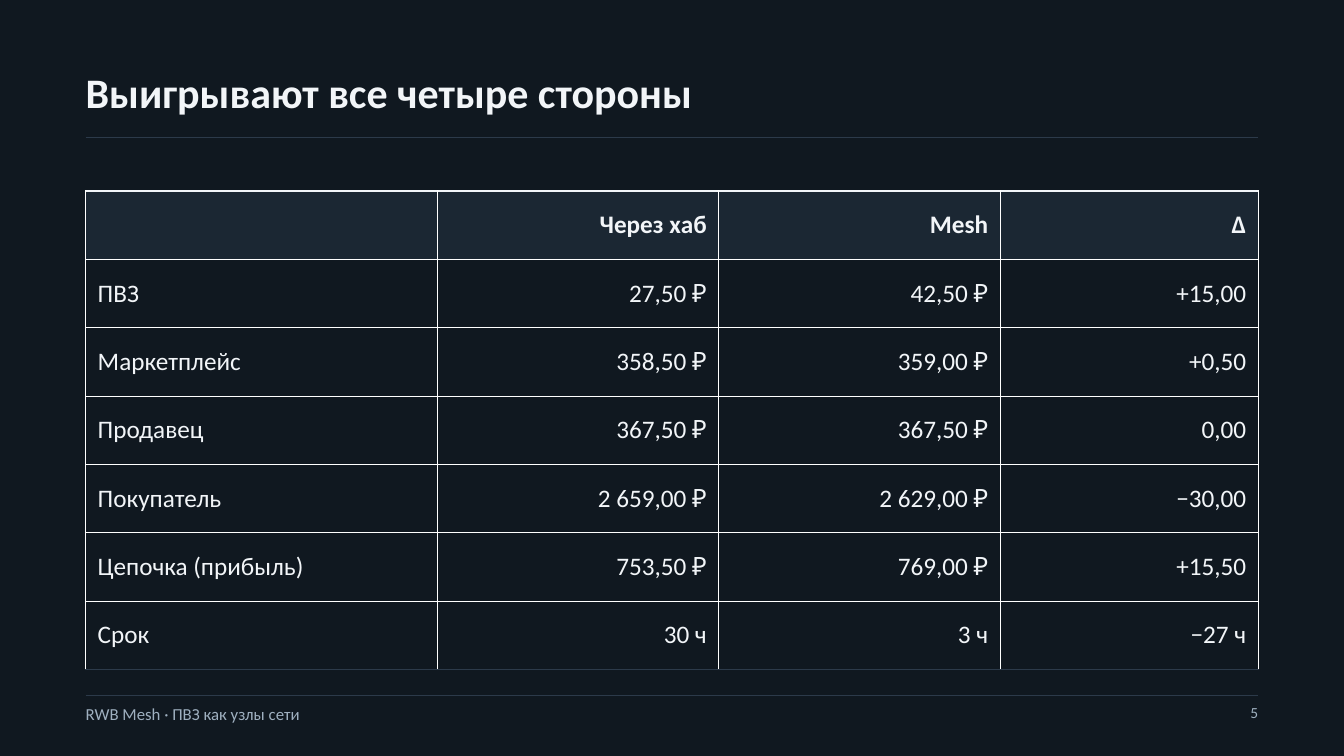
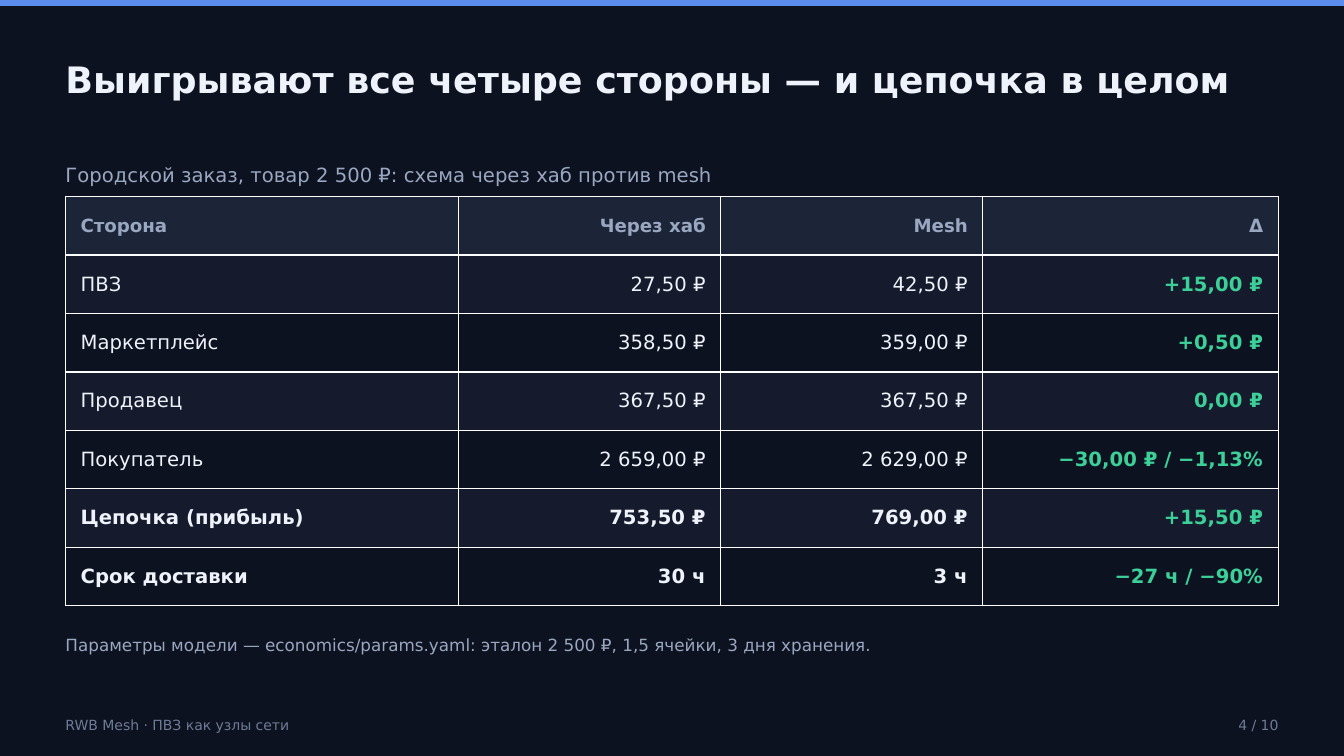
Before and after one commit to espyrion/rwb-mesh-pvz, a slide deck: slide 4 of docs/pitch/RWB-Mesh-PVZ-pitch.pptx (slide 5 before the commit). Drawn at 1344x756 pixels with LibreOffice and Linux fonts; fonts in the diff are those of the drawing. Boxes give left, top, right and bottom in pixels: in the first picture for what was removed or moved away, otherwise in the second. Text is boxed around its words. In the diff, an @@ line names an element or a change of style, - is before the commit and + after.

```diff
--- a/docs/pitch/RWB-Mesh-PVZ-pitch.pptx
+++ b/docs/pitch/RWB-Mesh-PVZ-pitch.pptx
@@ background #101820 to #0D1220 @@
@@ rectangle added at (0,0,1344,6), fill #5B8DEF @@
@@ text at (65,66,1229,101): text changed; size 30 to 26 pt; font Calibri to DejaVu Sans; text colour #F2F5F8 to #EEF2FA @@
-Выигрывают все четыре стороны
+Выигрывают все четыре стороны — и цепочка в целом
@@ line removed from (86, 137) to (1258, 137) @@
@@ text added at (65,167,712,186), 14 pt, text #9AA7C0 @@
+Городской заказ, товар 2 500 ₽: схема через хаб против mesh
@@ table at (66,197,1278,606) @@
-row 1, column 1: 
+row 1, column 1: Сторона
-row 2, column 4: +15,00
+row 2, column 4: +15,00 ₽
-row 3, column 4: +0,50
+row 3, column 4: +0,50 ₽
-row 4, column 4: 0,00
+row 4, column 4: 0,00 ₽
-row 5, column 4: −30,00
+row 5, column 4: −30,00 ₽ / −1,13%
-row 6, column 4: +15,50
+row 6, column 4: +15,50 ₽
-row 7, column 1: Срок
+row 7, column 1: Срок доставки
-row 7, column 4: −27 ч
+row 7, column 4: −27 ч / −90%
@@ fill #1B2733 to #1C2438 in row 1 @@
@@ fill #101820 to #151B2C in 12 cells @@
@@ fill #101820 to #0D1220 in 12 cells @@
@@ size 18 to 13 pt, text colour #F2F5F8 to #9AA7C0 in "Через хаб", "Mesh", "Δ" @@
@@ font Calibri to DejaVu Sans in "Через хаб", "Mesh", "Δ", "ПВЗ" and 16 more places @@
@@ size 18 to 14 pt, text colour #F2F5F8 to #EEF2FA in "ПВЗ", "27,50 ₽", "42,50 ₽", "Маркетплейс" and 13 more places @@
@@ bold on in "Цепочка (прибыль)", "753,50 ₽", "769,00 ₽", "30 ч" and 1 more places @@
@@ borders changed @@
@@ table: place and size @@
-table at (86,192,1258,670)
+table at (66,197,1278,606)
@@ text added at (65,638,870,655), 12 pt, text #9AA7C0 @@
+Параметры модели — economics/params.yaml: эталон 2 500 ₽, 1,5 ячейки, 3 дня хранения.
@@ text "RWB Mesh · ПВЗ как ...": place and size @@
-text "RWB Mesh · ПВЗ как ..." at (86,708,300,723)
+text "RWB Mesh · ПВЗ как ..." at (65,719,289,733)
@@ text "RWB Mesh · ПВЗ как ..." at (65,719,289,733): size 12 to 10 pt, font Calibri to DejaVu Sans, text colour #9FB0C0 to #6E7B96 @@
@@ line removed from (86, 696) to (1258, 696) @@
@@ text removed at (1250,708,1258,718) @@
-5
@@ text added at (1238,720,1279,730), 10 pt, text #6E7B96 @@
+4 / 10
```
Also in this commit, not shown: 1 other slide changed, 8 slides added, 10 slides removed, 15 other files.
